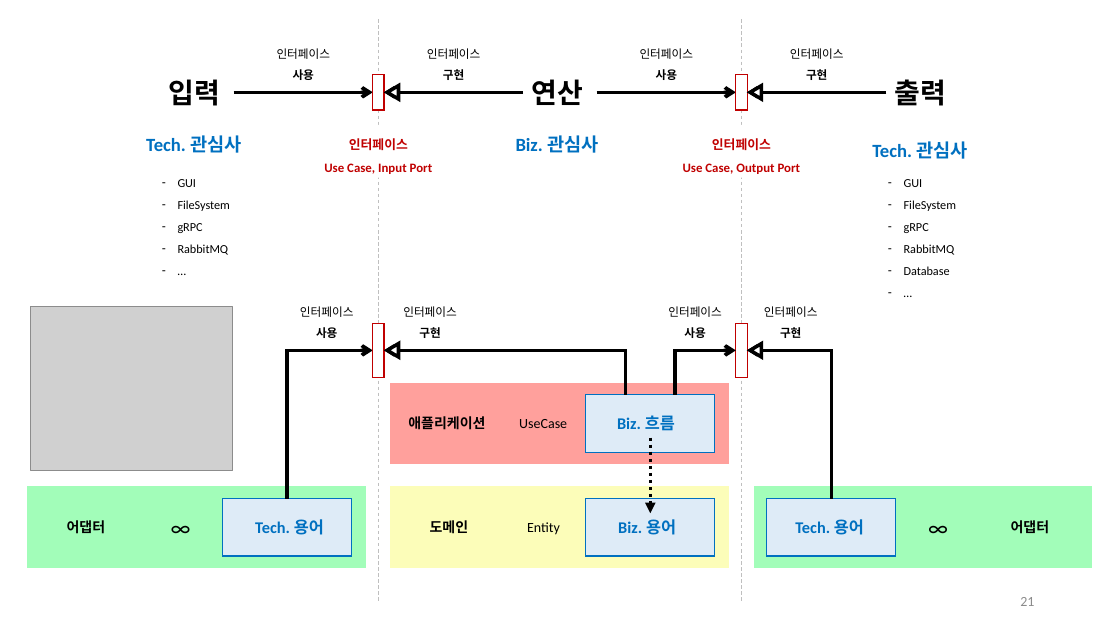
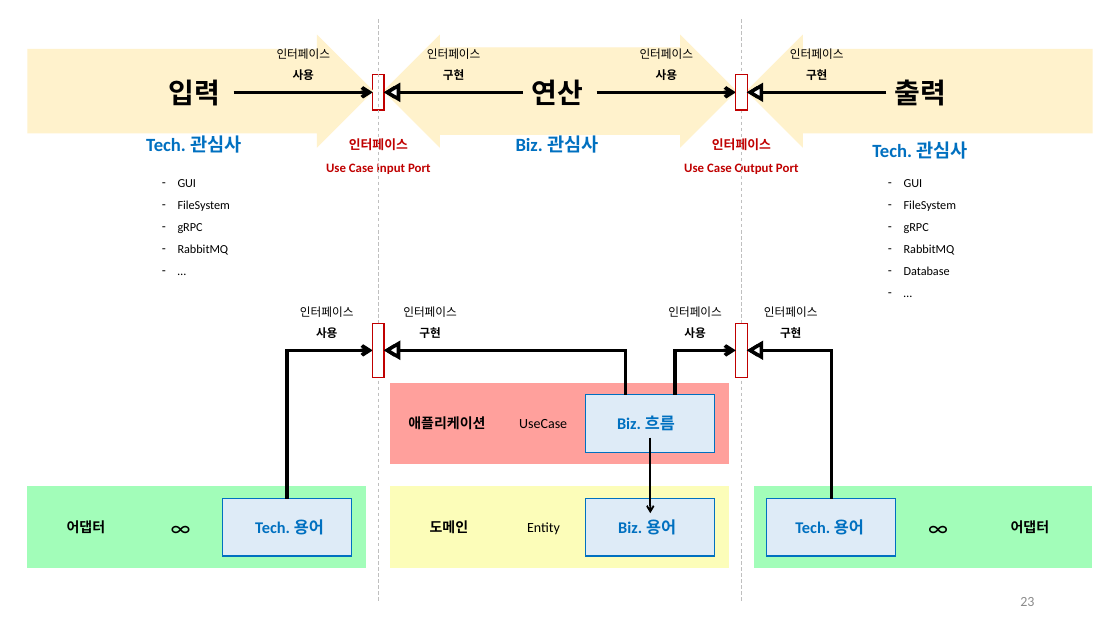
Before and after one commit to hhko/ArchDdd, a slide deck: slide 23 of README_Summary.pptx (slide 21 before the commit). Drawn at 1120x630 pixels with LibreOffice and Linux fonts; fonts in the diff are those of the drawing; grey boxes stand for pictures. Boxes give left, top, right and bottom in pixels: in the first picture for what was removed or moved away, otherwise in the second. Text is boxed around its words. In the diff, an @@ line names an element or a change of style, - is before the commit and + after.

```diff
--- a/README_Summary.pptx
+++ b/README_Summary.pptx
@@ right arrow added at [28,36,372,146], fill #FFF2CC, outline #FFF2CC 1 pt @@
@@ left right arrow added at [384,36,736,146], fill #FFF2CC, outline #FFF2CC 1 pt @@
@@ right arrow added at [748,36,1092,146], fill #FFF2CC, outline #FFF2CC 1 pt @@
@@ text at [326,163,431,174]: text changed @@
-Use Case, Input Port
+Use Case Input Port
@@ text at [684,163,799,174]: text changed @@
-Use Case, Output Port
+Use Case Output Port
@@ picture removed at [31,307,233,471] @@
@@ arrow (650, 438) - (650, 513): stroke #000000 3 pt dashed to #000000 1.5 pt; arrowheads changed @@
@@ page number at [1020,597,1034,606]: text changed @@
-21
+23
```
Also in this commit, not shown: 6 other slides changed, 3 slides added, 8 other files.
